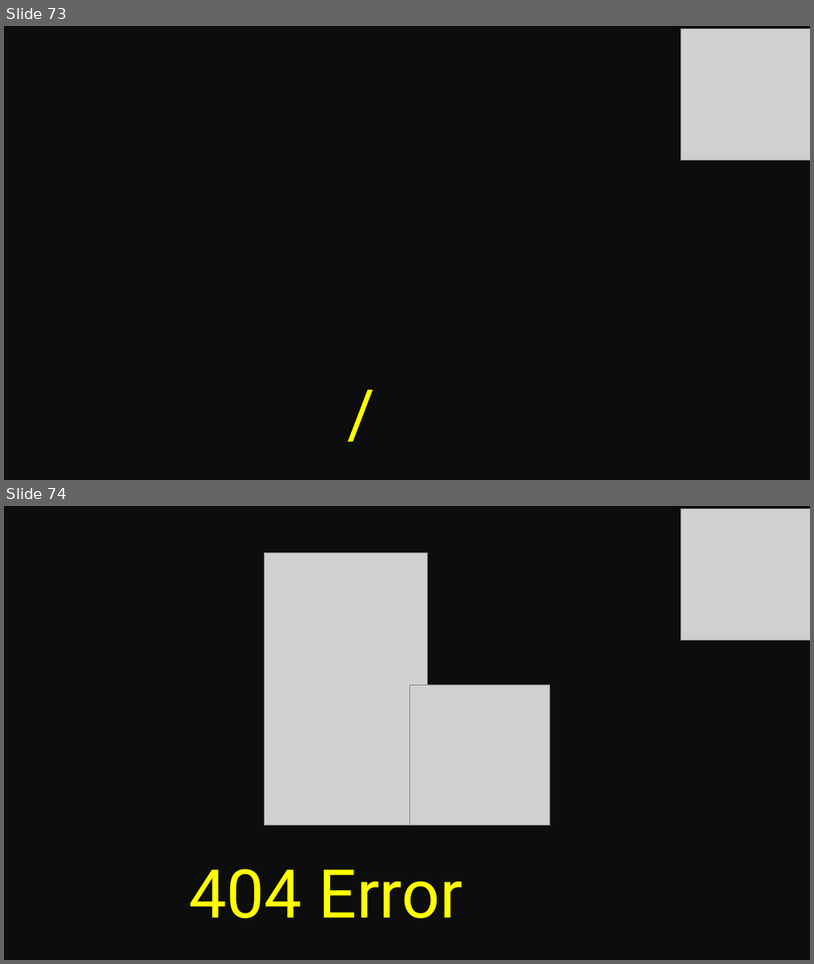
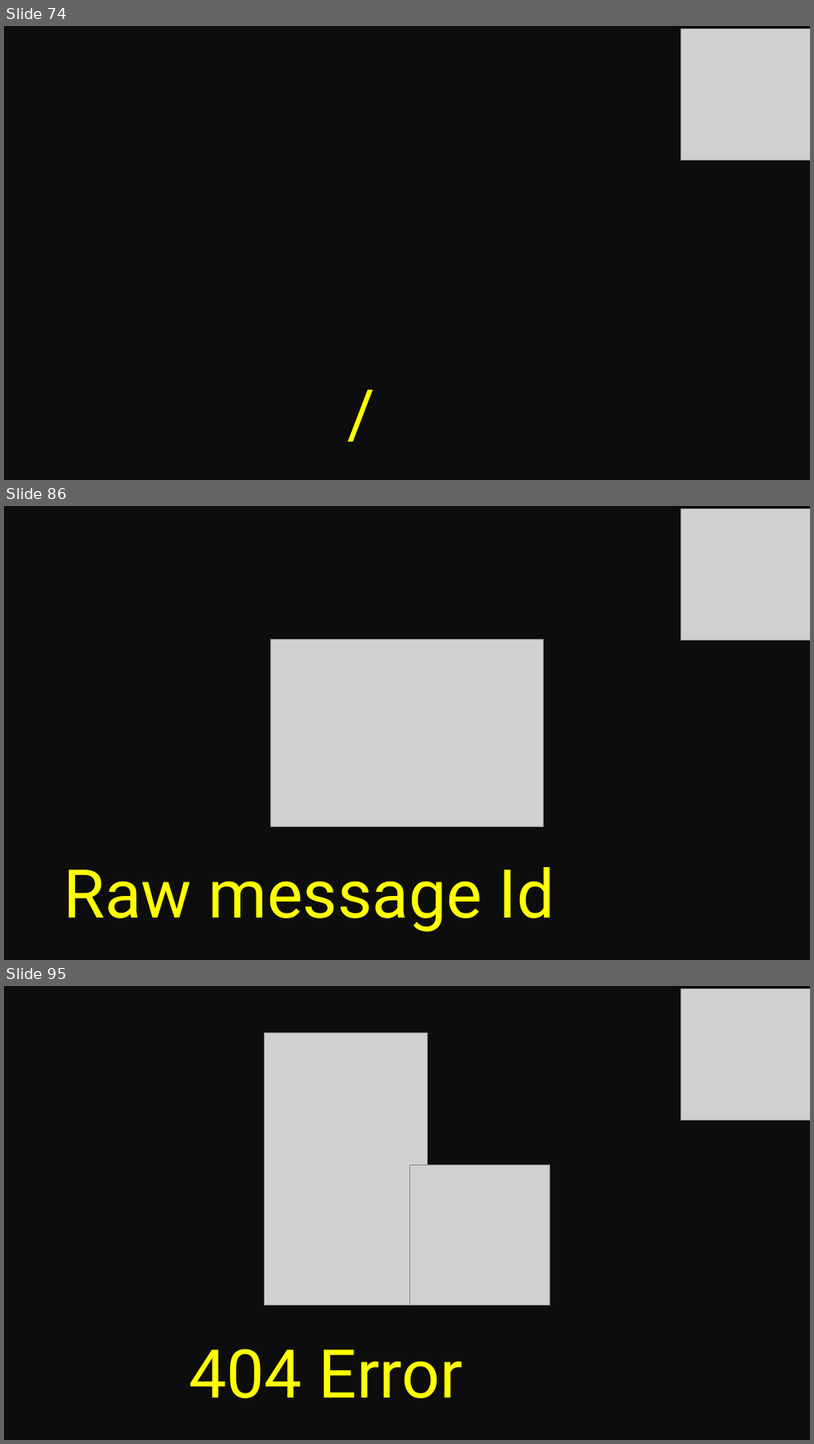
Before and after one commit to HgVN23/HgVN23.github.io, a slide deck: assets/media/thumbnail/template.pptx. Shown one above the other, each under a label of ours: slides 73 and 74 before the commit, slides 74, 86 and 95 after it; the slides between them are not shown. The pictures are 814x964 and 814x1444 pixels, drawn with LibreOffice and Linux fonts; fonts in the diff are those of the drawing; grey boxes stand for pictures. Boxes give left, top, right and bottom in pixels: in the first picture for what was removed or moved away, otherwise in the second. Text is boxed around its words. In the diff, an @@ line names an element or a change of style, - is before the commit and + after.

```diff
--- a/assets/media/thumbnail/template.pptx
+++ b/assets/media/thumbnail/template.pptx
@@ slide 86 added at bbox=[4, 506, 810, 960], background #0D0D0D @@
@@ picture added at bbox=[681, 508, 810, 640] @@
@@ picture added at bbox=[271, 640, 543, 826] @@
@@ text added at bbox=[63, 867, 555, 932], 60 pt, text #FFFF00 @@
+Raw message Id
@@ what was slide 73 is now slide 74 @@
@@ what was slide 74 is now slide 95 @@
```
Also in this commit, not shown: 1 slide changed, 20 other slides added, 6 other files.
